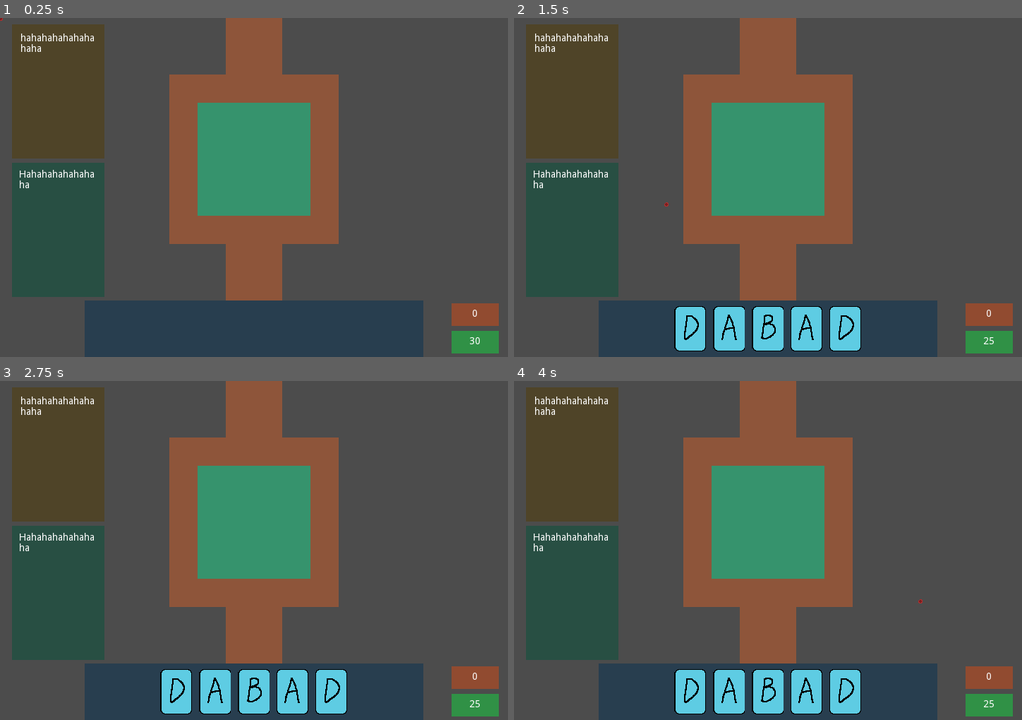
Above: before the commit, frames 1-4 (two rows, left to right).
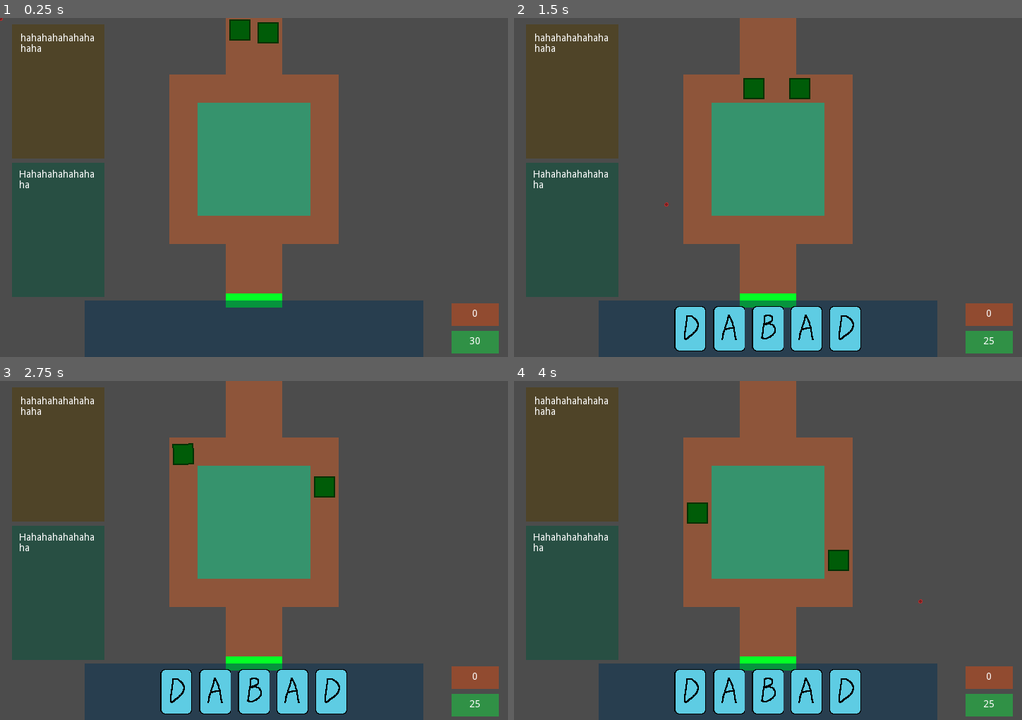
Above: after the commit, the same moments.

Repository: nickykendy/A-Tower-Defense-Game
Game: Godot game, scene res://Levels/World.tscn
The game is run twice, just before and just after one commit, with the same random seed, the same clock (stepped at 60 frames per second) and the same inputs.
Inputs (mouse positions are in pixels of both pictures, inside the frame that each line leads up to):
- Up to frame 1 (0.25 s): no input
- Up to frame 2 (1.5 s): tap Enter (ui_accept) at 0.5, 0.77 s; move the mouse to (879, 170) at 0.52 s; click (879, 170) at 0.67 s; move the mouse to (666, 204) at 1.27 s; click (666, 204) at 1.42 s
- Up to frame 3 (2.75 s): tap Enter (ui_accept) at 1.52 s; move the mouse to (304, 475) at 2.02 s; click (304, 475) at 2.17 s
- Up to frame 4 (4 s): move the mouse to (742, 618) at 2.77 s; click (742, 618) at 2.92 s; tap Enter (ui_accept) at 3.02, 3.77 s; move the mouse to (920, 601) at 3.52 s; click (920, 601) at 3.67 s

The runs differ from the first frame. In frame 1, 1.0% of the frame differs, in the area x 44-56%, y 0-86%; in frame 2, 1.0%; in frame 3, 1.0%; in frame 4, 1.0%.

Commit message:
add enemy and bullet

Diff:
--- a/A_TD_Project/Levels/World.tscn
+++ b/A_TD_Project/Levels/World.tscn
@@ -1,9 +1,11 @@
-[gd_scene load_steps=8 format=2]
+[gd_scene load_steps=10 format=2]
 
 [ext_resource path="res://Scenes/Controller.tscn" type="PackedScene" id=1]
 [ext_resource path="res://Scripts/HUD.gd" type="Script" id=2]
 [ext_resource path="res://Sprites/Levels/Base.png" type="Texture" id=3]
 [ext_resource path="res://Scripts/Level.gd" type="Script" id=4]
+[ext_resource path="res://Scenes/Base.tscn" type="PackedScene" id=5]
+[ext_resource path="res://Scenes/Enemy.tscn" type="PackedScene" id=6]
 
 [sub_resource type="TileSet" id=1]
 0/name = "Base.png 0"
@@ -61,10 +63,25 @@
 position = Vector2( 360, -2.978 )
 curve = SubResource( 2 )
 
+[node name="PathFollow2D" type="PathFollow2D" parent="Level/Path2D"]
+position = Vector2( -20, 2.97757 )
+rotation = 1.5708
+
+[node name="Enemy" parent="Level/Path2D/PathFollow2D" instance=ExtResource( 6 )]
+
 [node name="Path2D2" type="Path2D" parent="Level"]
 modulate = Color( 0, 1, 0.0862745, 1 )
 position = Vector2( 480, 0.0220032 )
 curve = SubResource( 3 )
+
+[node name="PathFollow2D" type="PathFollow2D" parent="Level/Path2D2"]
+position = Vector2( -100, 0 )
+rotation = 1.5708
+
+[node name="Enemy" parent="Level/Path2D2/PathFollow2D" instance=ExtResource( 6 )]
+
+[node name="Base" parent="Level" instance=ExtResource( 5 )]
+position = Vector2( 360, 400 )
 
 [node name="HUD" type="Position2D" parent="."]
 position = Vector2( 360, 440 )
--- /dev/null
+++ b/A_TD_Project/Scenes/Base.tscn
@@ -0,0 +1,19 @@
+[gd_scene load_steps=2 format=2]
+
+[sub_resource type="RectangleShape2D" id=1]
+extents = Vector2( 40, 10 )
+
+[node name="Base" type="Area2D"]
+
+[node name="ColorRect" type="ColorRect" parent="."]
+margin_left = -40.0
+margin_top = -10.0
+margin_right = 40.0
+margin_bottom = 10.0
+color = Color( 0.0196078, 1, 0.14902, 1 )
+__meta__ = {
+"_edit_use_anchors_": false
+}
+
+[node name="CollisionShape2D" type="CollisionShape2D" parent="."]
+shape = SubResource( 1 )
--- a/A_TD_Project/Scenes/BuildSpace.tscn
+++ /dev/null
@@ -1,28 +0,0 @@
-[gd_scene load_steps=3 format=2]
-
-[ext_resource path="res://Scripts/BuildSpace.gd" type="Script" id=1]
-
-[sub_resource type="RectangleShape2D" id=1]
-extents = Vector2( 20, 20 )
-
-[node name="BuildSpace" type="Area2D" groups=[
-"build_space",
-]]
-position = Vector2( 20, 20 )
-script = ExtResource( 1 )
-__meta__ = {
-"_edit_group_": true
-}
-
-[node name="ColorRect" type="ColorRect" parent="."]
-margin_left = -20.0
-margin_top = -20.0
-margin_right = 20.0
-margin_bottom = 20.0
-color = Color( 0.0431373, 0.0235294, 0.298039, 0.423529 )
-__meta__ = {
-"_edit_use_anchors_": false
-}
-
-[node name="CollisionShape2D" type="CollisionShape2D" parent="."]
-shape = SubResource( 1 )
--- /dev/null
+++ b/A_TD_Project/Scenes/Bullet.tscn
@@ -0,0 +1,18 @@
+[gd_scene load_steps=4 format=2]
+
+[ext_resource path="res://Sprites/Bullets/Bullet_A.png" type="Texture" id=1]
+[ext_resource path="res://Scripts/Bullet.gd" type="Script" id=2]
+
+[sub_resource type="RectangleShape2D" id=1]
+extents = Vector2( 2, 2 )
+
+[node name="Bullet" type="RigidBody2D" groups=[
+"Bullet",
+]]
+script = ExtResource( 2 )
+
+[node name="Sprite" type="Sprite" parent="."]
+texture = ExtResource( 1 )
+
+[node name="CollisionShape2D" type="CollisionShape2D" parent="."]
+shape = SubResource( 1 )
--- /dev/null
+++ b/A_TD_Project/Scenes/Enemy.tscn
@@ -0,0 +1,18 @@
+[gd_scene load_steps=4 format=2]
+
+[ext_resource path="res://Sprites/Enemies/Enemy_A.png" type="Texture" id=1]
+[ext_resource path="res://Scripts/Enemy.gd" type="Script" id=2]
+
+[sub_resource type="RectangleShape2D" id=1]
+extents = Vector2( 15, 15 )
+
+[node name="Enemy" type="KinematicBody2D" groups=[
+"Enemy",
+]]
+script = ExtResource( 2 )
+
+[node name="Sprite" type="Sprite" parent="."]
+texture = ExtResource( 1 )
+
+[node name="CollisionShape2D" type="CollisionShape2D" parent="."]
+shape = SubResource( 1 )
--- /dev/null
+++ b/A_TD_Project/Scenes/SpawnCage.tscn
@@ -0,0 +1,13 @@
+[gd_scene format=2]
+
+[node name="SpawnCage" type="Node2D"]
+
+[node name="ColorRect" type="ColorRect" parent="."]
+margin_left = -5.0
+margin_top = -5.0
+margin_right = 5.0
+margin_bottom = 5.0
+color = Color( 0.686275, 0.631373, 0.0509804, 1 )
+__meta__ = {
+"_edit_use_anchors_": false
+}
--- a/A_TD_Project/Scenes/Tower.tscn
+++ b/A_TD_Project/Scenes/Tower.tscn
@@ -29,4 +29,6 @@
 [node name="Timer" type="Timer" parent="."]
 wait_time = 2.0
 one_shot = true
+
+[node name="Pivot" type="Node2D" parent="."]
 [connection signal="timeout" from="Timer" to="." method="_on_Timer_timeout"]
--- a/A_TD_Project/Scripts/BuildSpace.gd
+++ /dev/null
@@ -1,33 +0,0 @@
-class_name BuildSpace
-extends Area2D
-
-var data = null
-var state: String = "free"# free taken
-var tower: Tower
-
-const TOWER: Resource = preload("res://Scenes/Tower.tscn")
-
-func _ready():
-	data = get_node("/root/Data")
-
-	self.connect("body_entered", self, "_on_Area2D_body_entered")
-	self.connect("body_exited", self, "_on_Area2D_body_exited")
-
-func _on_Area2D_body_entered(body: KinematicBody2D) -> void:
-	if body.name == "Controller":
-		if state == "free" and body.tower != null:
-			state = "taken"
-			tower = body.tower
-			if self.get_node("Tower") == null:
-				body.remove_child(tower)
-				self.add_child(tower)
-
-
-func _on_Area2D_body_exited(body: KinematicBody2D) -> void:
-	if body.name == "Controller":
-		if state == "taken" and tower != null:
-			state = "free"
-			if self.get_node("Tower") != null:
-				self.remove_child(tower)
-				body.add_child(tower)
-				tower = null
--- /dev/null
+++ b/A_TD_Project/Scripts/Bullet.gd
@@ -0,0 +1,5 @@
+extends RigidBody2D
+class_name Bullet
+
+func _ready():
+	set_as_toplevel(true)
--- a/A_TD_Project/Scripts/Card.gd
+++ b/A_TD_Project/Scripts/Card.gd
@@ -14,8 +14,10 @@
 export (String) var Name
 export (float) var Cost
 
+
 func _ready():
 	self.connect("body_exited", self, "_on_Area2D_body_exited")
+
 
 func _process(delta):
 	var bodies = get_overlapping_bodies()
@@ -23,9 +25,11 @@
 		if body.name == "Controller":
 			change_state("hover")
 
+
 func _on_Area2D_body_exited(body: KinematicBody2D) -> void:
 	if body.name == "Controller":
 		change_state("free")
+
 
 func change_state(newState: String) -> void:
 	if state == "free" and newState == "hover":
@@ -35,6 +39,7 @@
 		position.y += 10
 		state = "free"
 
+
 func change_select(newSelected: bool) -> void:
 	if newSelected:
 		isSelected = true
@@ -43,8 +48,6 @@
 		isSelected = false
 		sprEnable.visible = false
 
-func get_select_status() -> bool:
-	return isSelected
 
 func save_pos(pos: Vector2):
 	initPos = pos
--- a/A_TD_Project/Scripts/Controller.gd
+++ b/A_TD_Project/Scripts/Controller.gd
@@ -20,12 +20,14 @@
 signal DiscardPileChange
 signal SelectChange
 
+
 func _ready():
 	randomize()
 	data = get_node("/root/Data")
 	deck = data.INITDECK
 	deck.shuffle()
 	_level = get_node("/root/World/Level")
+
 
 func _process(delta):
 	# custom cursor
@@ -95,10 +97,12 @@
 	fix_pos()
 	emit_signal("DeckChange", deck.size())
 
+
 # recycle the pile into the deck
 func recycle() -> void:
 	transport(-1, discardPile, deck)
 	deck.shuffle()
+
 
 # push the front array of deck into another one: -1 all
 func transport(cardNum: int, oldDeck: Array, newDeck: Array) -> int:
@@ -118,6 +122,7 @@
 
 	return left
 
+
 # recalculate the position of every card in hand
 func fix_pos():
 	var newPos = 0
@@ -134,6 +139,7 @@
 		hands[i].position.x = newPos
 		hands[i].save_pos(hands[i].position)
 
+
 # draw a single card from the pile and create its instance
 func draw(pile: Array, index: int) -> Card:
 	var _card = CARD.instance()
@@ -145,6 +151,7 @@
 	_card.cardId = _cardId
 	return _card
 
+
 func create_tower(id):
 	var _t = TOWER.instance()
 	var _world = get_node("/root/World")
@@ -154,9 +161,11 @@
 	_t.towerId = id
 	return _t
 
+
 func delete_tower(obj) -> void:
 	if obj != null:
 		obj.queue_free()
+
 
 func check_cast_condition() -> bool:
 	var result = false
--- /dev/null
+++ b/A_TD_Project/Scripts/Enemy.gd
@@ -0,0 +1,17 @@
+extends KinematicBody2D
+class_name Enemy
+
+export (int) var HP = 100
+
+
+
+func _ready():
+	pass
+
+
+func _process(delta):
+	pass
+
+
+func on_dead():
+	queue_free()
--- a/A_TD_Project/Scripts/HUD.gd
+++ b/A_TD_Project/Scripts/HUD.gd
@@ -7,16 +7,20 @@
 
 var data = null
 
+
 func _ready():
 	data = get_node("/root/Data")
 	deckNum.text = String(data.INITDECK.size())
 	pileNum.text = String(0)
 
+
 func _on_Controller_DeckChange(num):
 	deckNum.text = String(num)
 
+
 func _on_Controller_DiscardPileChange(num):
 	pileNum.text = String(num)
+
 
 func _on_Controller_SelectChange(cardId: String) -> void:
 	if cardId != "":
--- a/A_TD_Project/Scripts/Level.gd
+++ b/A_TD_Project/Scripts/Level.gd
@@ -1,12 +1,12 @@
 extends TileMap
 
+onready var pathFollower1 = $Path2D/PathFollow2D
+onready var pathFollower2 = $Path2D2/PathFollow2D
+
 func _process(delta):
-	pass
+	pathFollower1.unit_offset += 0.002
+	pathFollower2.unit_offset += 0.0025
 
-func calculate(pos):
-	var _grid = world_to_map(pos)
-	var _tile = get_cell(_grid.x, _grid.y)
-	print(_tile)
 
 func is_in_base(pos : Vector2) -> bool:
 	var _grid = world_to_map(pos)
@@ -16,10 +16,12 @@
 		inBase = true
 	return inBase
 
+
 func world_to_grid(pos : Vector2) -> Vector2:
 	var _grid = world_to_map(pos)
 	return _grid
 
+
 func grid_to_world(grid: Vector2) -> Vector2:
 	var _pos = map_to_world(grid)
 	return _pos
--- a/A_TD_Project/Scripts/Tower.gd
+++ b/A_TD_Project/Scripts/Tower.gd
@@ -4,23 +4,53 @@
 onready var sprite = $Sprite
 onready var progress = $BuildTime
 onready var timer = $Timer
+onready var pivot = $Pivot
 
 var towerId: String
 var buildTime: float = 2.0
+var bBuild: bool = false
+
+const BULLET : Resource = preload("res://Scenes/Bullet.tscn")
+
 
 func _ready():
-#	set_as_toplevel(true)
 	sprite.modulate = Color(1.0, 1.0, 1.0, 0.5)
 	progress.value = 0
 	timer.wait_time = 2
+
 
 func _process(delta):
 	if progress.visible == true:
 		progress.value = timer.time_left
 
+	if bBuild:
+		var target = find_target()
+		yield(get_tree().create_timer(1.0), "timeout")
+		fire(target)
+
+
 func _on_Timer_timeout():
 	sprite.modulate = Color(1, 1, 1, 1)
 	progress.visible = false
+	bBuild = true
 
-func begin_construct():
+
+func begin_construct() -> void:
 	timer.start()
+
+
+func find_target():
+	var _enemies = get_tree().get_nodes_in_group("Enemy")
+	var _index = 0
+	var _distance = _enemies[_index].global_position.distance_to(global_position)
+	for i in _enemies.size():
+		if _enemies[i].global_position.distance_to(global_position) < _distance:
+			_distance = _enemies[i].global_position.distance_to(global_position)
+			_index = i
+	return _enemies[_index]
+
+
+func fire(_target):
+	var _b = BULLET.instance()
+	pivot.add_child(_b)
+	_b.add_force(global_position, _target.global_position)
--- a/A_TD_Project/project.godot
+++ b/A_TD_Project/project.godot
@@ -9,10 +9,10 @@
 config_version=4
 
 _global_script_classes=[ {
-"base": "Area2D",
-"class": "BuildSpace",
+"base": "RigidBody2D",
+"class": "Bullet",
 "language": "GDScript",
-"path": "res://Scripts/BuildSpace.gd"
+"path": "res://Scripts/Bullet.gd"
 }, {
 "base": "Area2D",
 "class": "Card",
@@ -25,14 +25,20 @@
 "path": "res://Scripts/Controller.gd"
 }, {
 "base": "KinematicBody2D",
+"class": "Enemy",
+"language": "GDScript",
+"path": "res://Scripts/Enemy.gd"
+}, {
+"base": "KinematicBody2D",
 "class": "Tower",
 "language": "GDScript",
 "path": "res://Scripts/Tower.gd"
 } ]
 _global_script_class_icons={
-"BuildSpace": "",
+"Bullet": "",
 "Card": "",
 "Controller": "",
+"Enemy": "",
 "Tower": ""
 }
 
